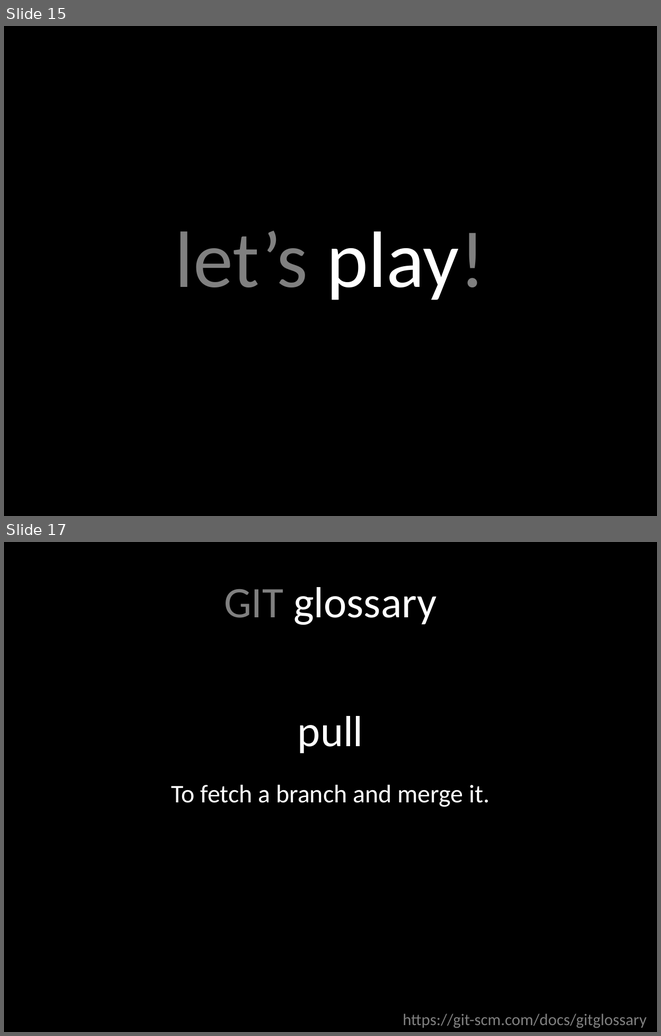
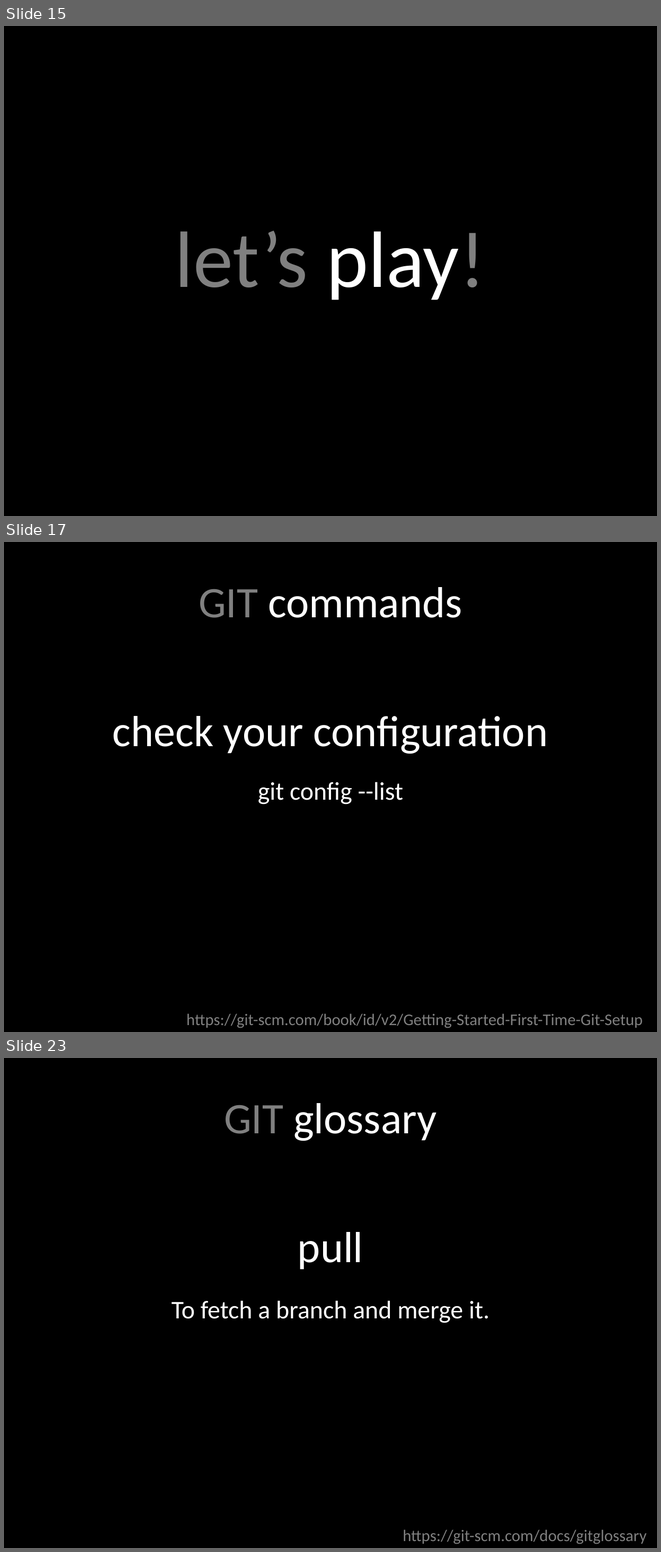
Before and after one commit to rocboronat/from-cvs-to-git, a slide deck: From CVS to GIT.pptx. Shown one above the other, each under a label of ours: slides 15 and 17 before the commit, slides 15, 17 and 23 after it; the slides between them are not shown. The pictures are 661x1036 and 661x1552 pixels, drawn with LibreOffice and Linux fonts; fonts in the diff are those of the drawing. Boxes give left, top, right and bottom in pixels: in the first picture for what was removed or moved away, otherwise in the second. Text is boxed around its words. In the diff, an @@ line names an element or a change of style, - is before the commit and + after.

Commit message:
Add more git commands to play with

```diff
--- a/From CVS to GIT.pptx
+++ b/From CVS to GIT.pptx
@@ slide 17 added at [4,542,657,1032], background #000000 @@
@@ text added at [199,587,462,618], 48 pt, text #FFFFFF @@
+GIT commands
@@ text added at [113,716,548,753], 48 pt, text #FFFFFF @@
+check your configuration
@@ text added at [258,782,403,804], 28 pt, text #FFFFFF @@
+git config --list
@@ text added at [186,1013,643,1027], 18 pt, text #808080 @@
+https://git-scm.com/book/id/v2/Getting-Started-First-Time-Git-Setup
@@ what was slide 17 is now slide 23 @@
```
Also in this commit, not shown: 1 slide changed, 5 other slides added.
